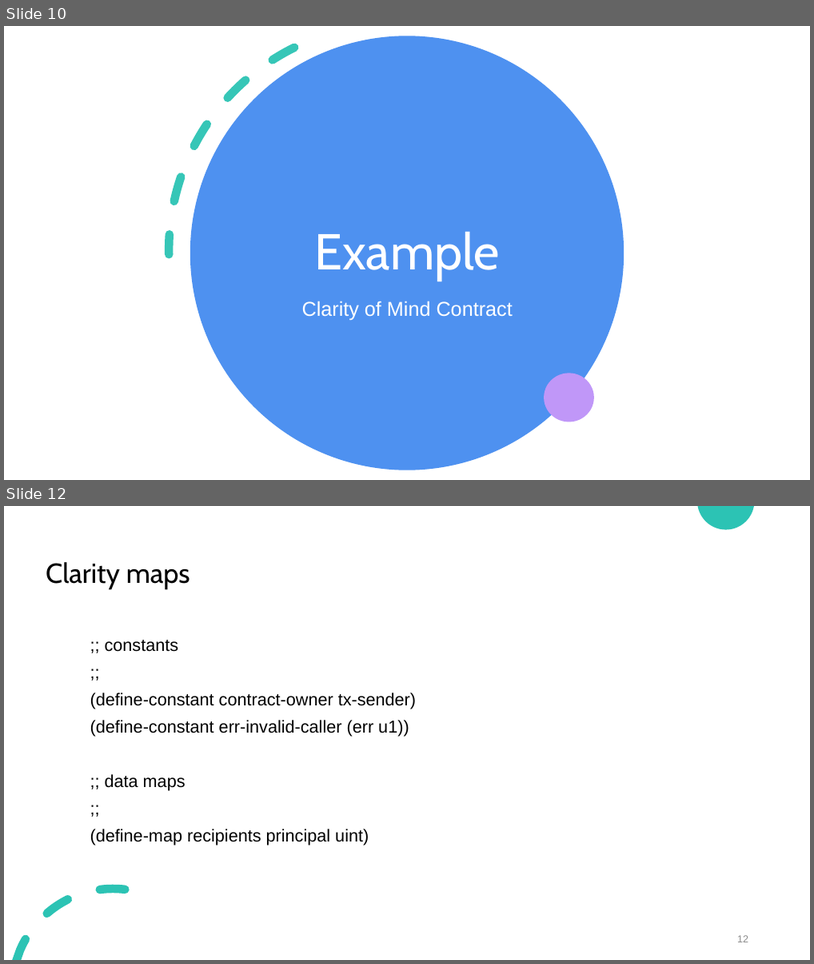
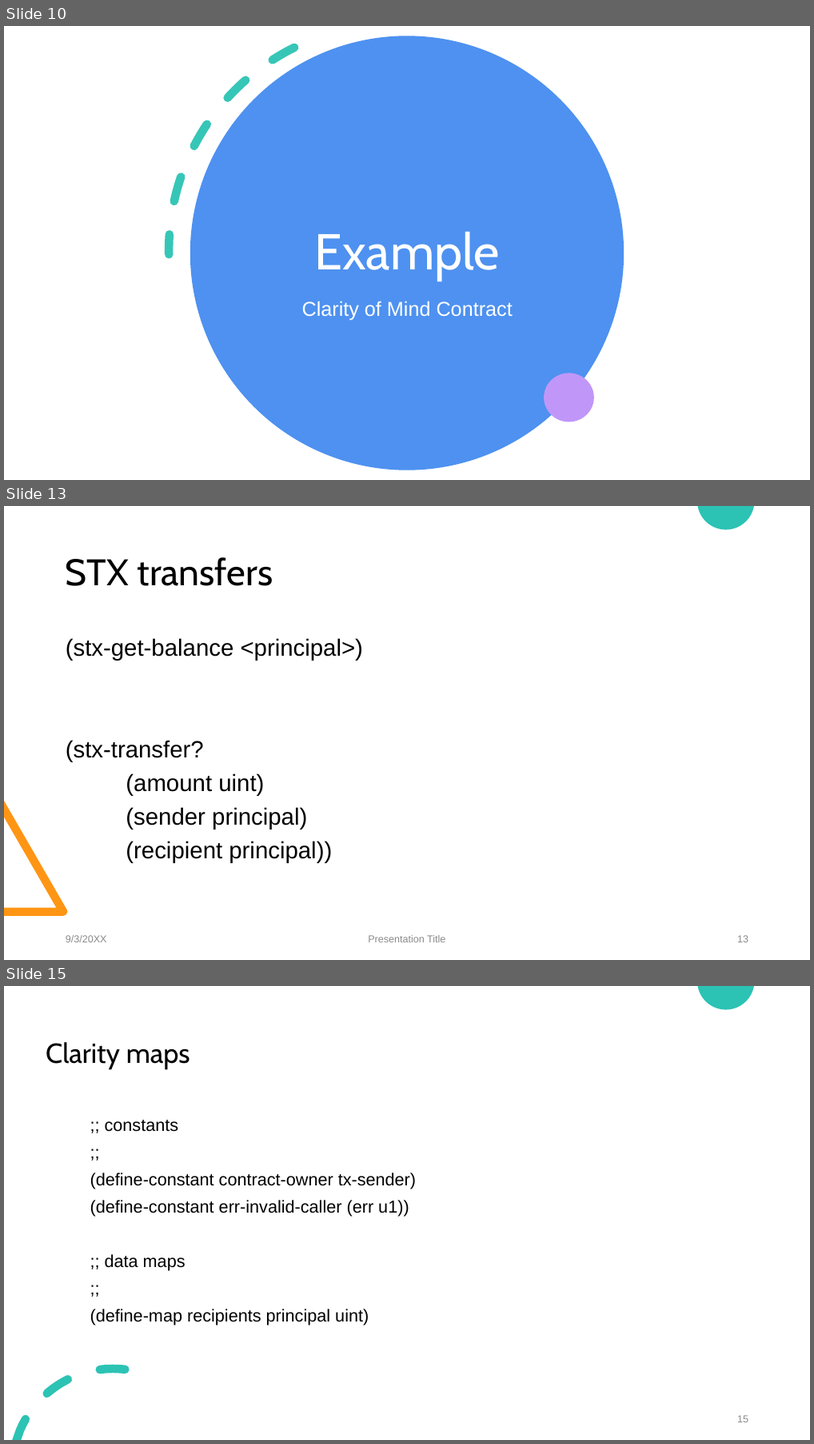
Before and after one commit to wonder-phil/ClarityWorkshopMain, a slide deck: Building-time-locked-contract.pptx. Shown one above the other, each under a label of ours: slides 10 and 12 before the commit, slides 10, 13 and 15 after it; the slides between them are not shown. The pictures are 814x964 and 814x1444 pixels, drawn with LibreOffice and Linux fonts; fonts in the diff are those of the drawing. Boxes give left, top, right and bottom in pixels: in the first picture for what was removed or moved away, otherwise in the second. Text is boxed around its words. In the diff, an @@ line names an element or a change of style, - is before the commit and + after.

```diff
--- a/Building-time-locked-contract.pptx
+++ b/Building-time-locked-contract.pptx
@@ slide 13 added at (x1=4, y1=506, x2=810, y2=960), background #FFFFFF; not listed: 1 template element that a slide beside it also shows @@
@@ title added at (x1=66, y1=557, x2=274, y2=586), 44 pt, text #000000 @@
+STX transfers
@@ text added at (x1=66, y1=638, x2=363, y2=863), 28 pt, text #000000 @@
+(stx-get-balance <principal>)
+(stx-transfer?
+(amount uint)
+(sender principal)
+(recipient principal))
@@ freeform shape added at (x1=4, y1=800, x2=67, y2=916), fill #FF9514 @@
@@ text added at (x1=66, y1=935, x2=107, y2=942), 12 pt, text #8C8C8C @@
+9/3/20XX
@@ text added at (x1=368, y1=935, x2=446, y2=942), 12 pt, text #8C8C8C @@
+Presentation Title
@@ page number added at (x1=738, y1=935, x2=749, y2=942), 12 pt, text #8C8C8C @@
+13
@@ what was slide 12 is now slide 15 @@
@@ page number at (x1=738, y1=1415, x2=749, y2=1422): text changed @@
-12
+15
```
Also in this commit, not shown: 1 slide changed, 2 other slides added, 5 other files.
